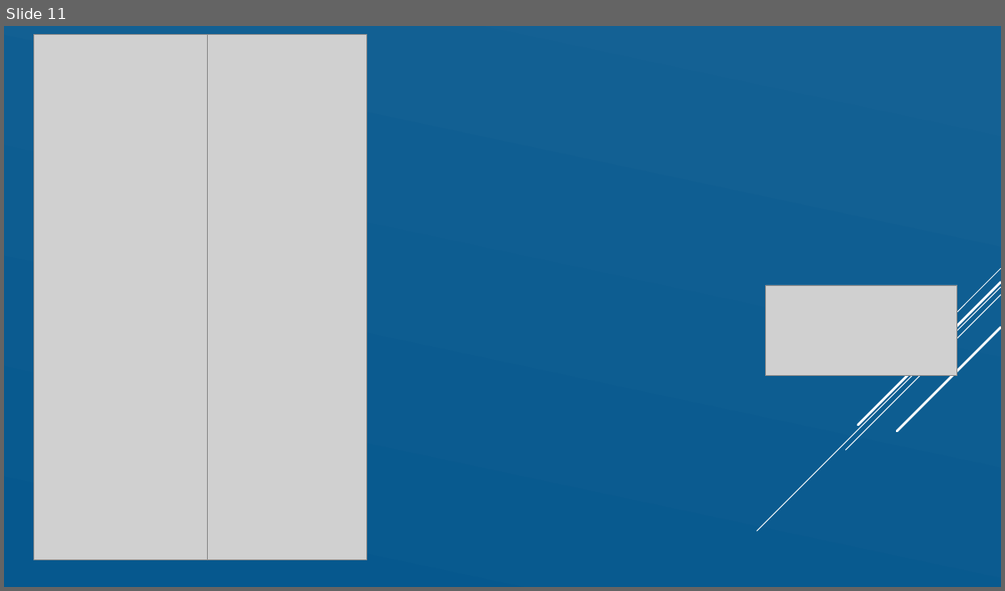
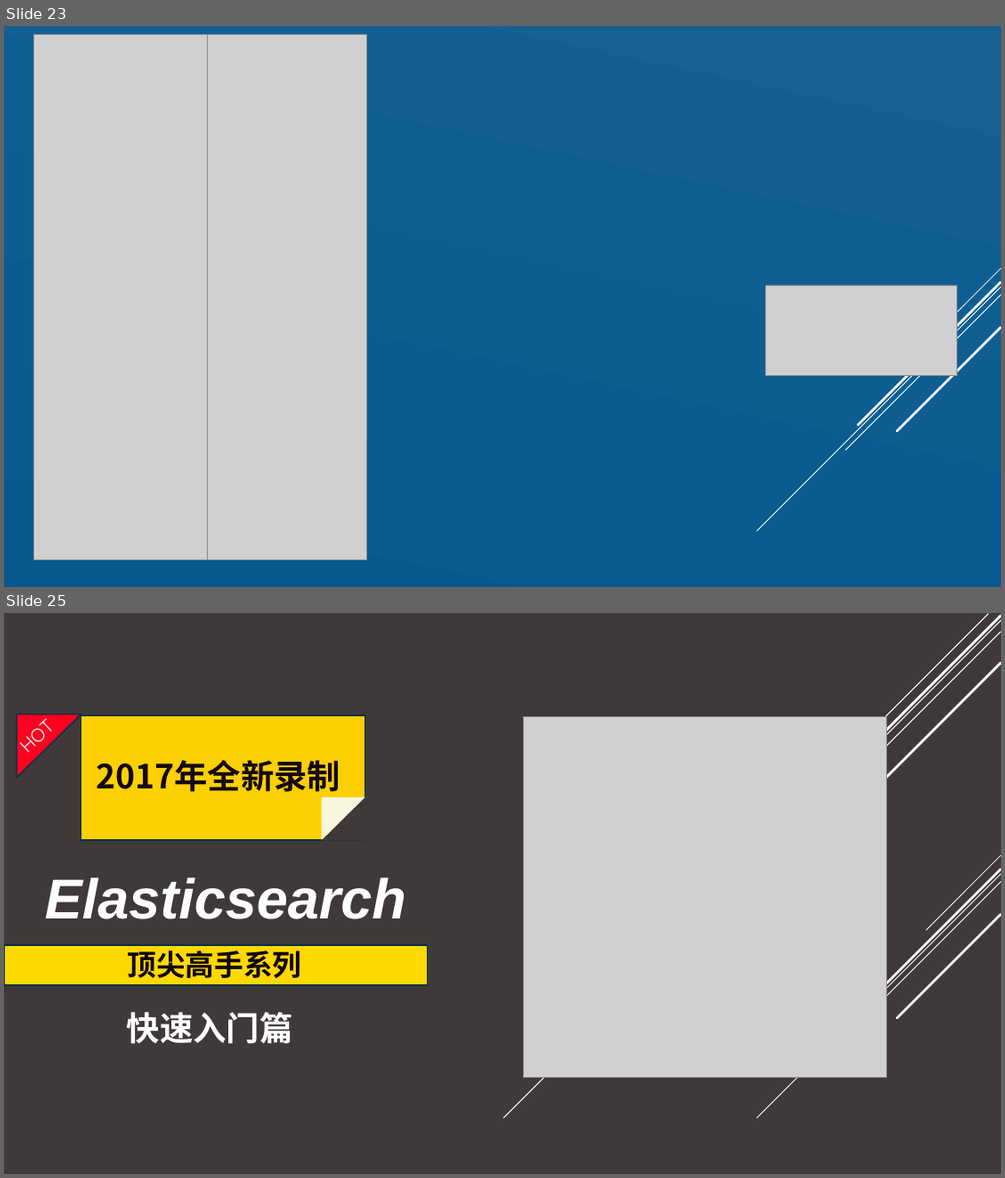
Before and after one commit to zhangpengyf/taobao-shop, a slide deck: 淘宝销售文案.pptx. Shown one above the other, each under a label of ours: slide 11 before the commit, slides 23 and 25 after it; the slides between them are not shown. The pictures are 1005x591 and 1005x1178 pixels, drawn with LibreOffice and Linux fonts; fonts in the diff are those of the drawing; grey boxes stand for pictures. Boxes give left, top, right and bottom in pixels: in the first picture for what was removed or moved away, otherwise in the second. Text is boxed around its words. In the diff, an @@ line names an element or a change of style, - is before the commit and + after.

```diff
--- a/淘宝销售文案.pptx
+++ b/淘宝销售文案.pptx
@@ slide 25 added at <box>4,613,1001,1174</box>, background #3F3939; not listed: 5 template elements that a slide beside it also shows @@
@@ line added from (1001, 620) to (503, 1118), #FFFFFF 1 pt @@
@@ line added from (1001, 632) to (596, 1037), #FFFFFF 1 pt @@
@@ line added from (1001, 616) to (604, 1013), #FFFFFF 2.5 pt @@
@@ line added from (988, 614) to (677, 925), #FFFFFF 1 pt @@
@@ line added from (1001, 663) to (646, 1018), #FFFFFF 2.5 pt @@
@@ text added at <box>8,698,75,764</box>, 18 pt, text #FFFFFF @@
+HOT
@@ right triangle added at <box>17,714,81,778</box>, fill #FF0021, outline #043148 1.25 pt @@
@@ rectangle added at <box>81,715,365,840</box>, fill #FDD003, outline #043148 1.25 pt @@
@@ picture added at <box>524,717,887,1078</box> @@
@@ text added at <box>96,760,340,792</box>, 32 pt, text #13080D, bold @@
+2017年全新录制
@@ right triangle added at <box>322,797,366,840</box>, fill #F8F6DF @@
@@ right triangle added at <box>322,796,366,840</box>, fill #3F3939 @@
@@ text added at <box>45,877,406,919</box>, 54 pt, text #FFFFFF, bold, italic @@
+Elasticsearch
@@ rectangle added at <box>4,945,428,985</box>, fill #FDD901, outline #043148 1.25 pt @@
@@ text added at <box>128,945,302,978</box>, 28 pt, text #100402, bold @@
+顶尖高手系列
@@ text added at <box>127,1012,293,1044</box>, 32 pt, text #FFFFFF, bold @@
+快速入门篇
@@ what was slide 11 is now slide 23 @@
```
Also in this commit, not shown: 1 slide changed, 14 other slides added.
